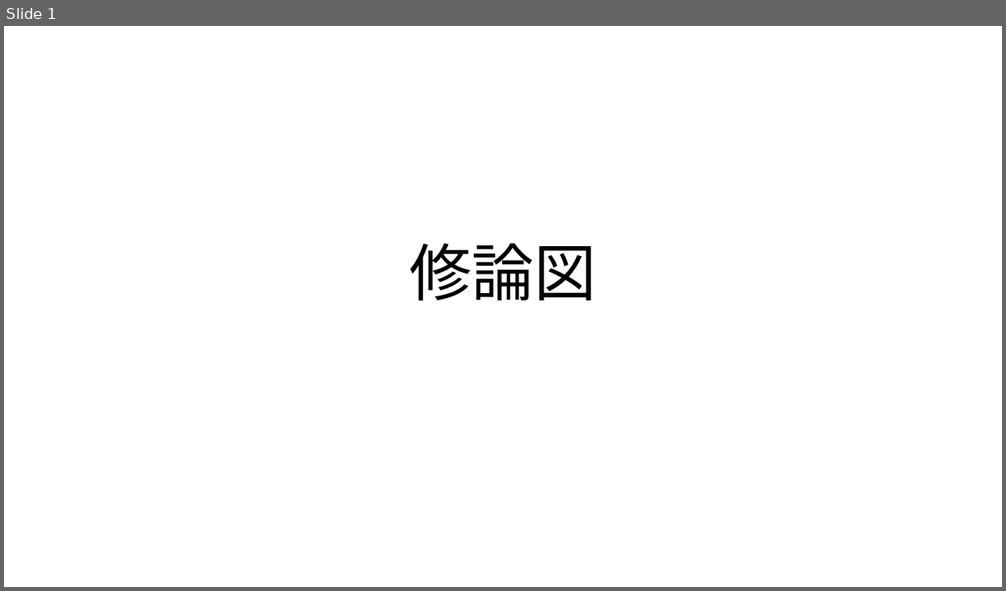
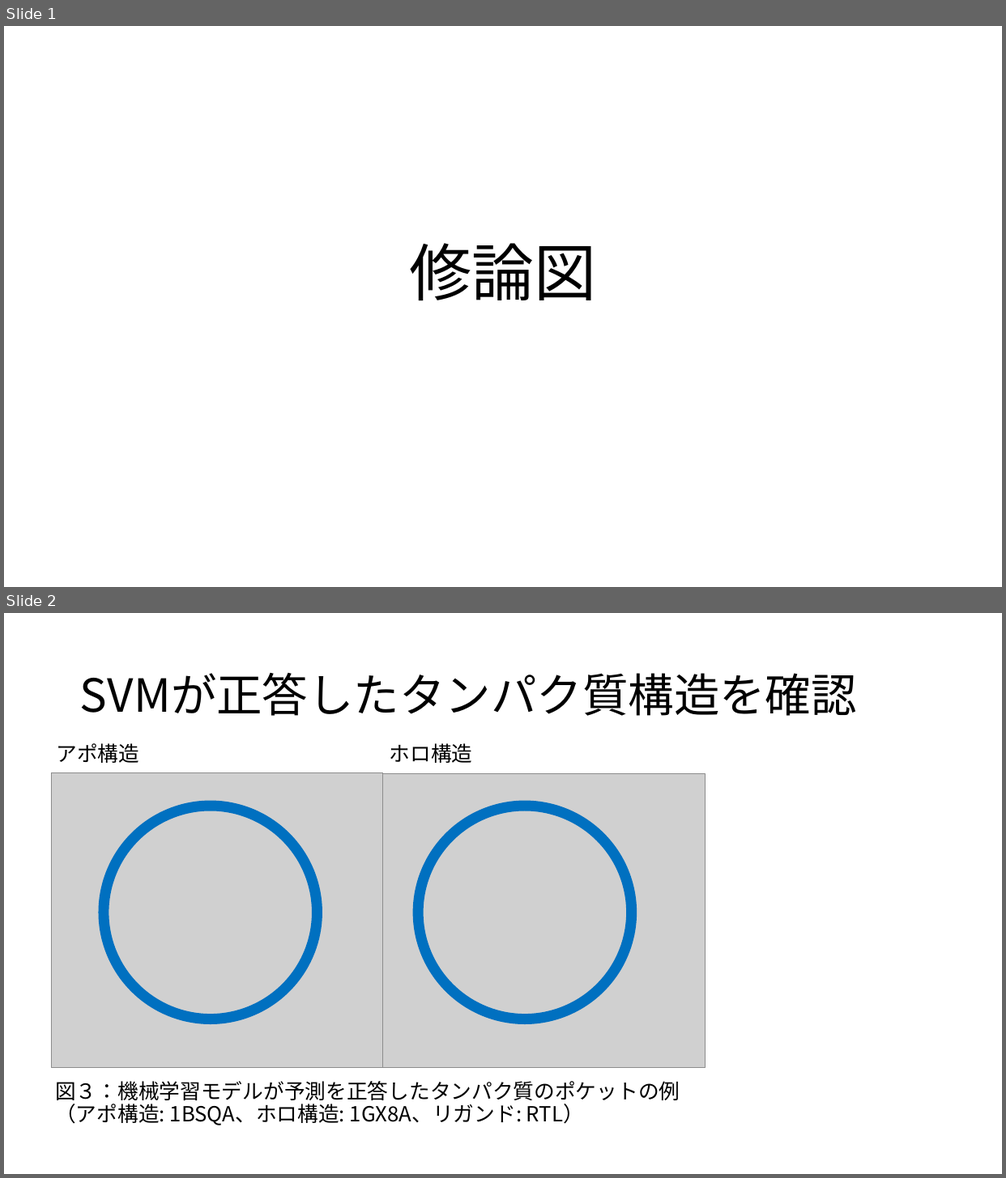
Before and after one commit to MasahitoKumada/research, a slide deck: 2021/doc/修論図.pptx. Shown one above the other, each under a label of ours: slide 1 before the commit, slides 1 and 2 after it. The pictures are 1006x591 and 1006x1178 pixels, drawn with LibreOffice and Linux fonts; fonts in the diff are those of the drawing; grey boxes stand for pictures. Boxes give left, top, right and bottom in pixels: in the first picture for what was removed or moved away, otherwise in the second. Text is boxed around its words. In the diff, an @@ line names an element or a change of style, - is before the commit and + after.

```diff
--- a/2021/doc/修論図.pptx
+++ b/2021/doc/修論図.pptx
@@ slide 2 added at (4, 613, 1002, 1174), background #FFFFFF @@
@@ title added at (80, 673, 857, 716), 44 pt, text #000000 @@
+SVMが正答したタンパク質構造を確認
@@ group added at (52, 743, 705, 1126): 3 texts, 2 pictures, 2 donuts @@
+図３：機械学習モデルが予測を正答したタンパク質のポケットの例
+（アポ構造: 1BSQA、ホロ構造: 1GX8A、リガンド: RTL）
+アポ構造
+ホロ構造
```
Also in this commit, not shown: 1 other slide added, 1 slide removed, 15 other files.
